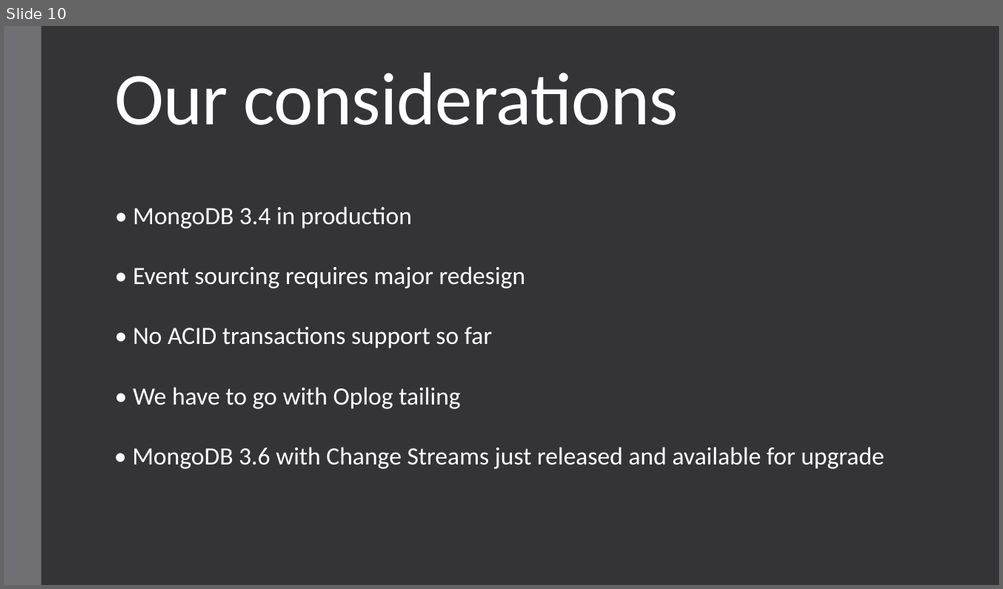
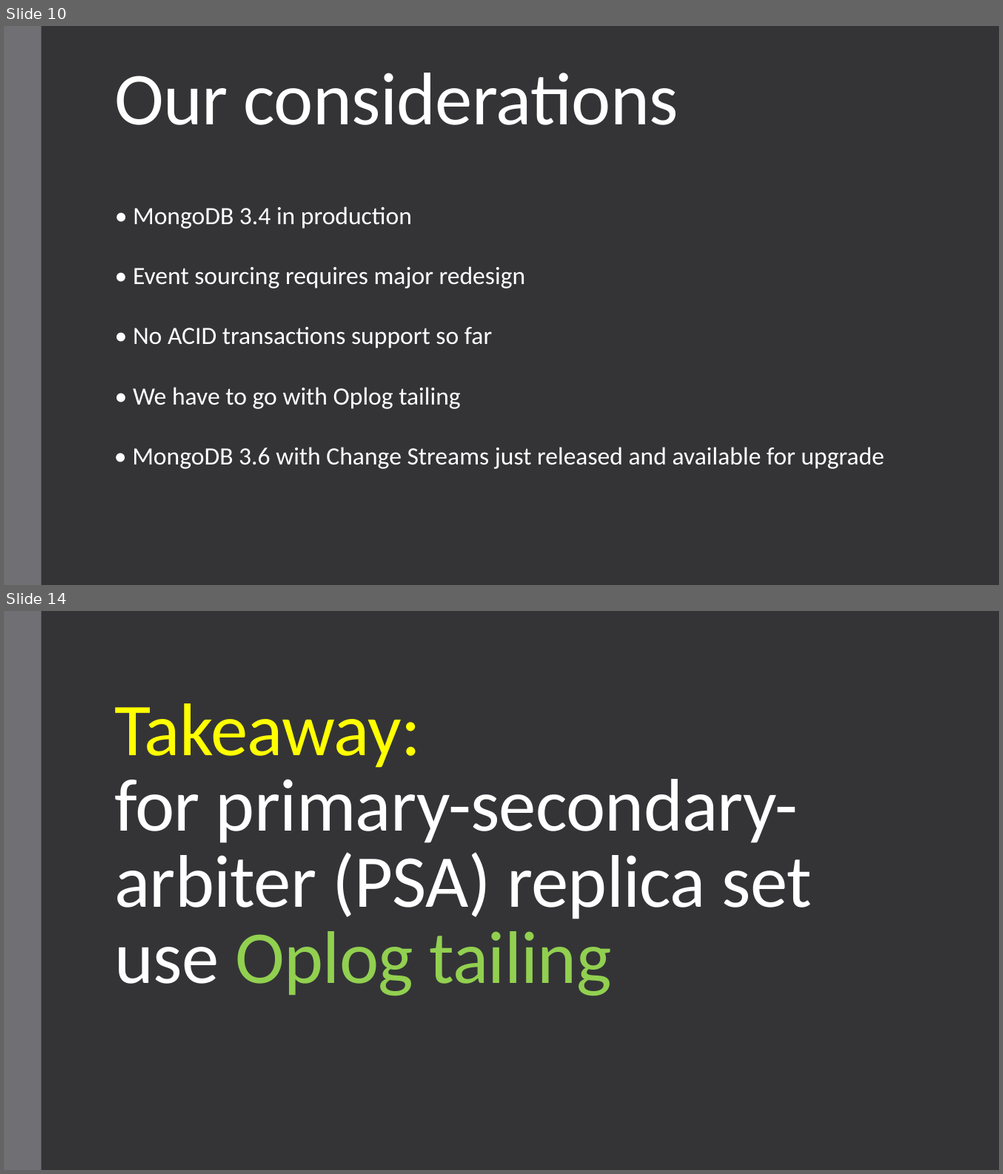
Before and after one commit to andrii-litvinov/event-driven-mongodb, a slide deck: t18-event-mongodb.pptx. Shown one above the other, each under a label of ours: slide 10 before the commit, slides 10 and 14 after it; the slides between them are not shown. The pictures are 1003x589 and 1003x1174 pixels, drawn with LibreOffice and Linux fonts; fonts in the diff are those of the drawing. Boxes give left, top, right and bottom in pixels: in the first picture for what was removed or moved away, otherwise in the second. Text is boxed around its words. In the diff, an @@ line names an element or a change of style, - is before the commit and + after.

Commit message:
Add two takeaways

```diff
--- a/t18-event-mongodb.pptx
+++ b/t18-event-mongodb.pptx
@@ slide 14 added at (4, 611, 999, 1170), background #353537; not listed: 1 template element that a slide beside it also shows @@
@@ title added at (114, 703, 811, 997), 72 pt, text #FFFFFF @@
+Takeaway:
+for primary-secondary-arbiter (PSA) replica set use Oplog tailing
```
Also in this commit, not shown: 2 slides changed, 2 other slides added, 1 other file.
